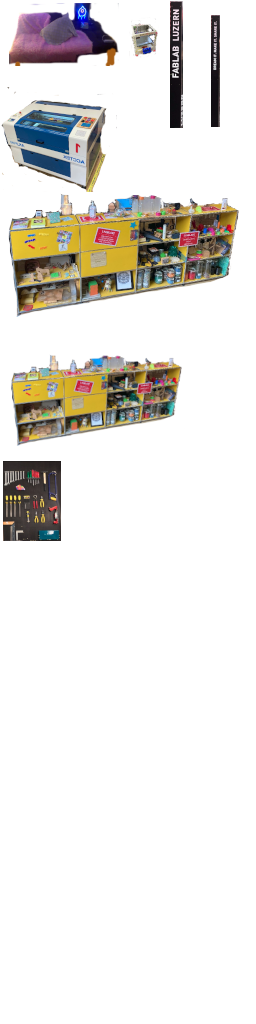
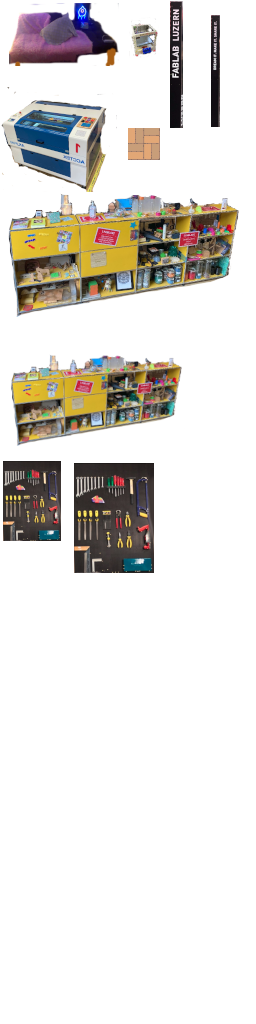
Layer changes from the first 256px x 1024px image to the second:
added layer "Pasted Layer copy" above "Pasted Layer #3" over box(128, 128, 160, 160)
added layer "Pasted Layer #3" above "Pasted Layer #2" over box(74, 463, 154, 573)
